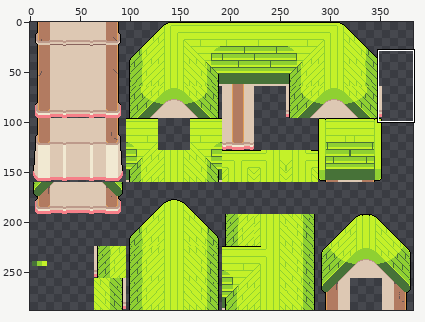
Two states of a sprite sheet, assets/art_resources/tiles/green-test-house.png. The picture above shows the old version from afar; the outline marks the close-up.
Close-up. Before the commit:
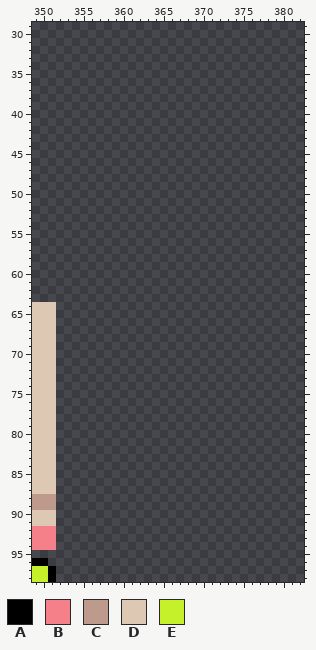
The file is 383x288 pixels. Shown: x 349..382, y 29..98.
Palette (. is transparent): A #000000  B #f68089  C #bd9a8b  D #ddc8b3  E #c4f129
Pixels before, first column x 349:
64 DDD
65 DDD
66 DDD
67 DDD
68 DDD
69 DDD
70 DDD
71 DDD
72 DDD
73 DDD
74 DDD
75 DDD
76 DDD
77 DDD
78 DDD
79 DDD
80 DDD
81 DDD
82 DDD
83 DDD
84 DDD
85 DDD
86 DDD
87 DDD
88 CCC
89 CCC
90 DDD
91 DDD
92 BBB
93 BBB
94 BBB
95 ...
96 AA.
97 EEA
98 EEA
After:
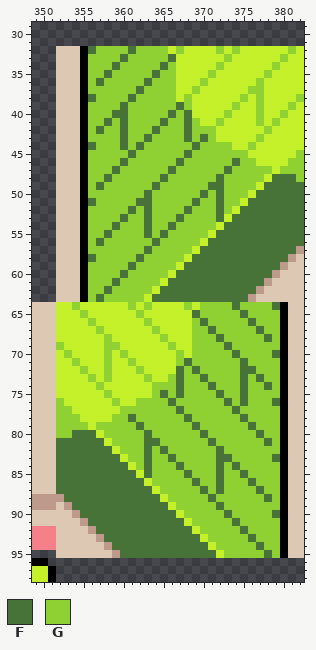
Colours new in this view: F #477238  G #8fd032
Difference:
Changed rows in their new state; - is an unchanged pixel.
first column x 352:
32 DDDAFGGGGFGGGGEGEEEEGEGEEEEEEGE
33 DDDAGGGGFGGGGGFEEEEEEGEEEEEEGEE
34 DDDAGGGFGGGGGFGEEEEEGEEEEEEGEEE
35 DDDAGGFGGGGGFGGEEEEGEEEEEEGEEEE
36 DDDAGFGGGGGFGGGEEEGEEEEEEGEEEEE
37 DDDAGGGGGGFGGGGEEGEEEEEEGGEEEEE
38 DDDAFGGGGFGGGGGEGEEEEEEGEGEEEEG
39 DDDAGGGGFGGGGGGFGEEEEEGEEGEEEGE
40 DDDAGGGFFGGGGGFGFEEEEGEEEGEEGEE
41 DDDAGGFGFGGGGFGGFGEEGEEEEGEGEEE
42 DDDAGFGGFGGGFGGGFGGGEEEEEEGEEEE
43 DDDAGGGGFGGFGGGGFGFGEEEEEGEEEEE
44 DDDAFGGGFGFGGGGGGFGGGGEEGEEEEEE
45 DDDAGGGGGFGGGGGGFGGGGGGGEEEEEEG
46 DDDAGGGGFGGGGGGFGGGGGGFGGEEEEGG
47 DDDAGGGFGGGGGGFGGGGGGFGGGGGEGGG
48 DDDAGGFGGGGGGFGGGGGGFGGGGGEFFFG
49 DDDAGFGGGGGGFGGGGGGFFGGGGEFFFFF
50 DDDAGGGGGGGFGGGGGGFGFGGGEFFFFFF
51 DDDAFGGGGGFFGGGGGFGGFGGEFFFFFFF
52 DDDAGGGGGFGFGGGGFGGGFGEFFFFFFFF
53 DDDAGGGGFGGFGGGFGGGGFEFFFFFFFFF
54 DDDAGGGFGGGFGGFGGGGGEFFFFFFFFFF
55 DDDAGGFGGGGFGFGGGGGEFFFFFFFFFFF
56 DDDAGFGGGGGGFGGGGGEFFFFFFFFFFFF
57 DDDAGGGGGGGFGGGGGEFFFFFFFFFFFFC
58 DDDAFGGGGGFGGGGGEFFFFFFFFFFFFCD
59 DDDAGGGGGFGGGGGEFFFFFFFFFFFFCDD
60 DDDAGGGGFGGGGGEFFFFFFFFFFFFCDDD
61 DDDAGGGFGGGGGEFFFFFFFFFFFFCDDDD
62 DDDAGGFGGGGGEFFFFFFFFFFFFCDDDDD
63 DDDAGFGGGGGEFFFFFFFFFFFFCDDDDDD
64 EEGEEEEEEGEGEEEEGEGGGGFGGGGFADD
65 EEEGEEEEEEGEEEEEEFGGGGGFGGGGADD
66 EEEEGEEEEEEGEEEEEGFGGGGGFGGGADD
67 EEEEEGEEEEEEGEEEEGGFGGGGGFGGADD
68 EEEEEEGEEEEEEGEEEGGGFGGGGGFGADD
69 GEEEEEGGEEEEEEGEEGGGGFGGGGGGADD
70 EGEEEEGEGEEEEEEGEGGGGGFGGGGFADD
71 EEGEEEGEEGEEEEEGFGGGGGGFGGGGADD
72 EEEGEEGEEEGEEEEFGFGGGGGFFGGGADD
73 EEEEGEGEEEEGEEGFGGFGGGGFGFGGADD
74 EEEEEGEEEEEEGGGFGGGFGGGFGGFGADD
75 EEEEEEGEEEEEGFGFGGGGFGGFGGGGADD
76 GEEEEEEGEEGGGGFGGGGGGFGFGGGFADD
77 GGEEEEEEGGGGGGGFGGGGGGFGGGGGADD
78 GGGEEEEGGFGGGGGGFGGGGGGFGGGGADD
79 GGGGEGGGGGFGGGGGGFGGGGGGFGGGADD
80 GGFFFEGGGGGFGGGGGGFGGGGGGFGGADD
81 FFFFFFEGGGGFFGGGGGGFGGGGGGFGADD
82 FFFFFFFEGGGFGFGGGGGGFGGGGGGGADD
83 FFFFFFFFEGGFGGFGGGGGFFGGGGGFADD
84 FFFFFFFFFEGFGGGFGGGGFGFGGGGGADD
85 FFFFFFFFFFEFGGGGFGGGFGGFGGGGADD
86 FFFFFFFFFFFEGGGGGFGGFGGGFGGGADD
87 FFFFFFFFFFFFEGGGGGFGFGGGGFGGADD
88 CFFFFFFFFFFFFEGGGGGFGGGGGGFGADD
89 DCFFFFFFFFFFFFEGGGGGFGGGGGGGADD
90 DDCFFFFFFFFFFFFEGGGGGFGGGGGFADD
91 DDDCFFFFFFFFFFFFEGGGGGFGGGGGADD
92 DDDDCFFFFFFFFFFFFEGGGGGFGGGGADD
93 DDDDDCFFFFFFFFFFFFEGGGGGFGGGADD
94 DDDDDDCFFFFFFFFFFFFEGGGGGFGGADD
95 DDDDDDDCFFFFFFFFFFFFEGGGGGFGADD
Boxes around the changes in both close-ups, in picture pixels (x1, y1, x2, y2):
added: (56, 46, 304, 558)
